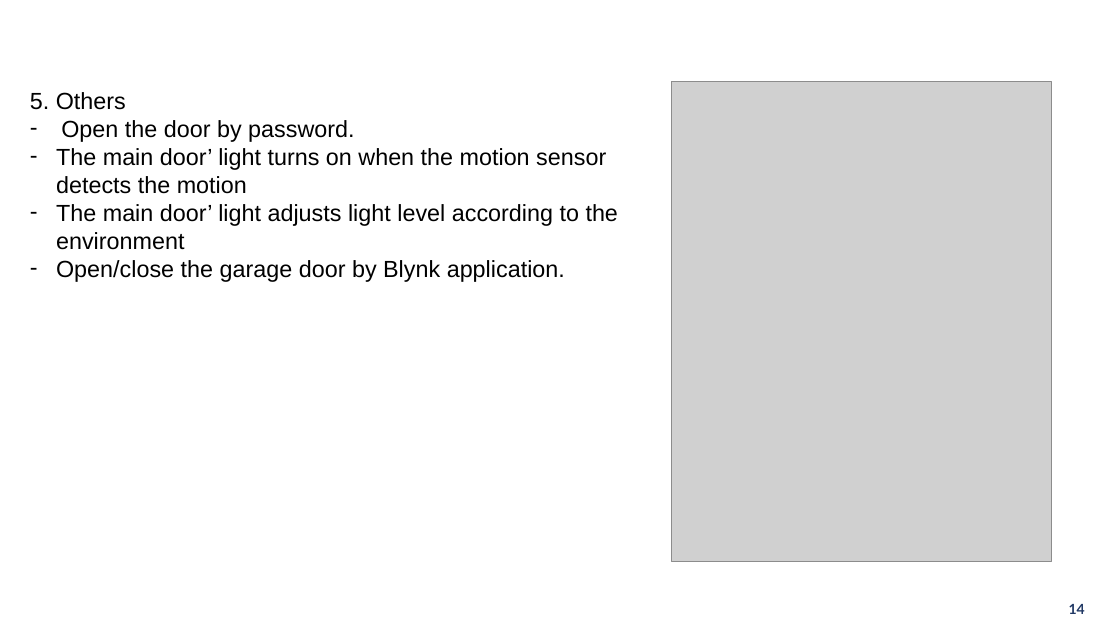
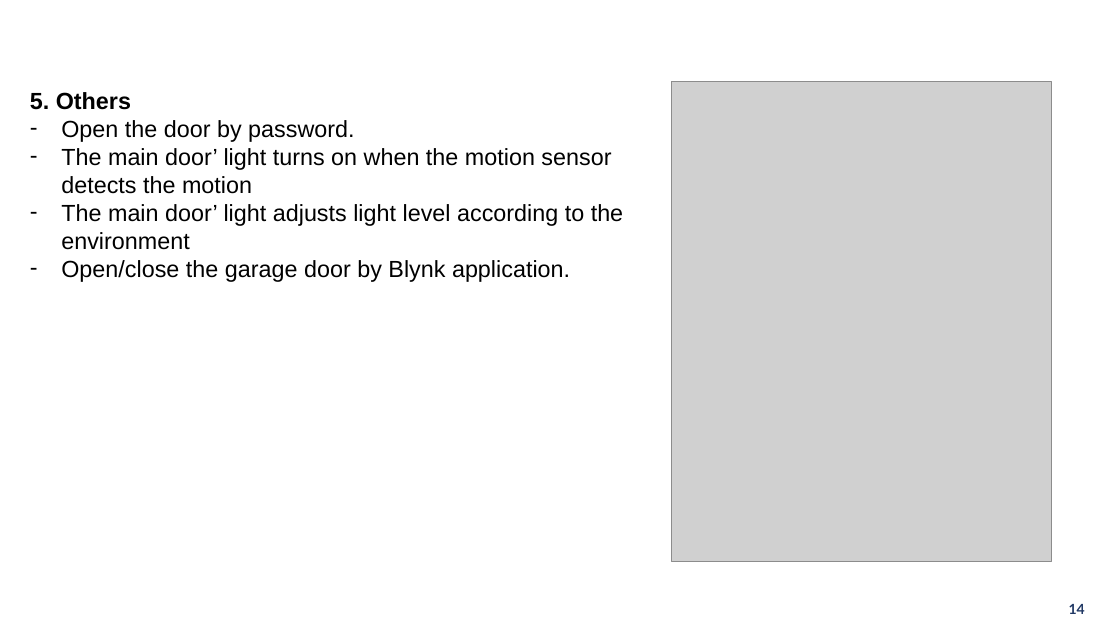
Before and after one commit to ndmbka2k/DATN, a slide deck: slide 14 of POWERPOINT/GraduationThesis_pp.pptx. Drawn at 1120x630 pixels with LibreOffice and Linux fonts; fonts in the diff are those of the drawing; grey boxes stand for pictures; background and template pictures are left out. Boxes give left, top, right and bottom in pixels: in the first picture for what was removed or moved away, otherwise in the second. Text is boxed around its words. In the diff, an @@ line names an element or a change of style, - is before the commit and + after.

```diff
--- a/POWERPOINT/GraduationThesis_pp.pptx
+++ b/POWERPOINT/GraduationThesis_pp.pptx
@@ text at (30,92,623,282): bold on in "5. Others"; indent changed @@
```
Also in this commit, not shown: 8 other slides changed, 15 slides removed, 1 other file.
